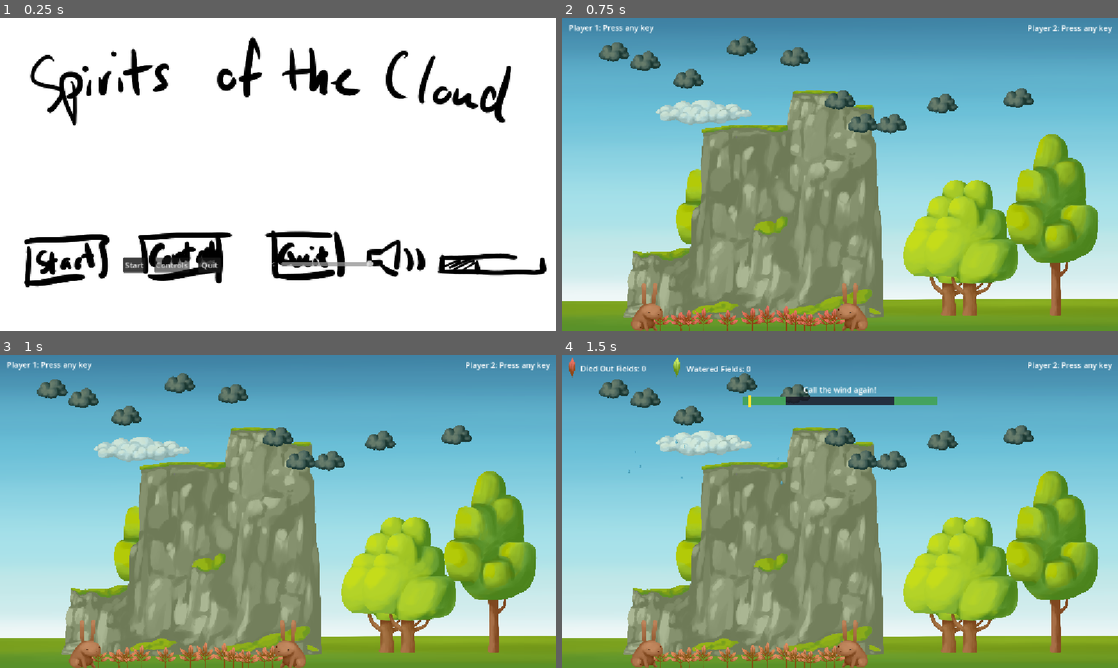
Above: before the commit, frames 1-4 (two rows, left to right).
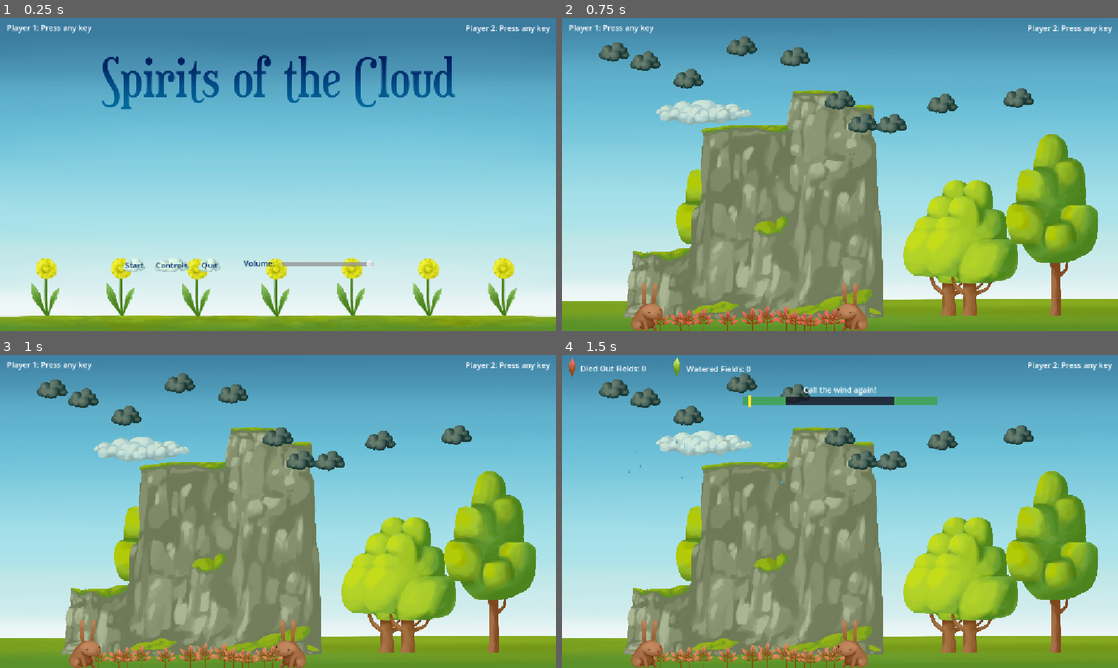
Above: after the commit, the same moments.

Repository: savenger/spirits-of-the-cloud
Game: Godot game, scene res://main.tscn
Two runs of this game, one before a commit and one after it. Both use one fixed random seed, a clock stepped at 60 frames per second and the inputs below. The engine's default icon, where the game draws it, is replaced by a stand-in: a white triangle on a blue panel in a dark square.
Inputs:
- Up to frame 1 (0.25 s): no input
- Up to frame 2 (0.75 s): click "Start" at 0.5 s
- Up to frame 3 (1 s): no input
- Up to frame 4 (1.5 s): tap Enter at 1.25 s; hold D (move_right) from 1.28 s (still down); hold Q (call_wind) from 1.28 s (still down)

The runs differ from the first frame. In frame 1, 96% of the frame differs, in the area x 0-100%, y 0-100%; in frame 2, nothing differs; in frame 3, nothing differs; in frame 4, nothing differs.

Commit message:
adding movement sound, adding splashsceen, updating buttons to theme

Diff:
--- a/Menu/mainmenu.tscn
+++ b/Menu/mainmenu.tscn
@@ -3,6 +3,7 @@
 [ext_resource type="Script" uid="uid://mkravfrlsrwe" path="res://Menu/mainmenu.gd" id="1_ht6lu"]
 [ext_resource type="Texture2D" uid="uid://btjj8q66ba38q" path="res://Assets/Splash screen menu.png" id="2_c6gbj"]
 [ext_resource type="Texture2D" uid="uid://4ogd1am32iys" path="res://icon.svg" id="2_n03x5"]
+[ext_resource type="Theme" uid="uid://cgavtb7nex7dp" path="res://default_theme.tres" id="3_m0p0e"]
 
 [node name="Mainmenu" type="Control" unique_id=216117690]
 process_mode = 3
@@ -29,6 +30,7 @@
 offset_top = 497.0
 offset_right = 301.0
 offset_bottom = 528.0
+theme = ExtResource("3_m0p0e")
 text = "Start"
 
 [node name="btnControls" type="Button" parent="MenuContainer" unique_id=81503380]
@@ -37,6 +39,7 @@
 offset_top = 497.0
 offset_right = 393.0
 offset_bottom = 528.0
+theme = ExtResource("3_m0p0e")
 text = "Controls"
 
 [node name="btnQuit" type="Button" parent="MenuContainer" unique_id=732912980]
@@ -45,6 +48,7 @@
 offset_top = 497.0
 offset_right = 457.0
 offset_bottom = 528.0
+theme = ExtResource("3_m0p0e")
 text = "Quit"
 
 [node name="lblVolume" type="Label" parent="MenuContainer" unique_id=1976357765]
@@ -53,6 +57,7 @@
 offset_top = 497.0
 offset_right = 569.0
 offset_bottom = 520.0
+theme = ExtResource("3_m0p0e")
 text = "Volume:"
 
 [node name="sliderVolume" type="HSlider" parent="MenuContainer" unique_id=2055507024]
@@ -82,9 +87,11 @@
 offset_top = 497.0
 offset_right = 460.0
 offset_bottom = 528.0
+theme = ExtResource("3_m0p0e")
 text = "Close"
 
 [node name="GameOverContainer" type="Control" parent="." unique_id=1523250738]
+visible = false
 anchors_preset = 0
 offset_right = 40.0
 offset_bottom = 40.0
@@ -97,6 +104,7 @@
 offset_top = 497.0
 offset_right = 301.0
 offset_bottom = 528.0
+theme = ExtResource("3_m0p0e")
 text = "Start"
 
 [node name="btnQuit" type="Button" parent="GameOverContainer" unique_id=989643917]
@@ -105,6 +113,7 @@
 offset_top = 497.0
 offset_right = 457.0
 offset_bottom = 528.0
+theme = ExtResource("3_m0p0e")
 text = "Quit"
 
 [connection signal="pressed" from="MenuContainer/btnStart" to="." method="_on_btn_start_pressed"]
--- a/Player/cloud.gd
+++ b/Player/cloud.gd
@@ -75,6 +75,7 @@
 ## direction is -1 (left) or 1 (right). Adds an instant kick that decays over time.
 func apply_wind(direction: float, force: float) -> void:
 	_wind_velocity.x += direction * force
+	$AudioStreamPlayerMovement.play()
 
 
 ## vertical_direction is -1 (up, warming) or 1 (down, cooling). Call every physics
--- a/Player/cloud.tscn
+++ b/Player/cloud.tscn
@@ -6,6 +6,7 @@
 [ext_resource type="Texture2D" uid="uid://cefjhwynw1n74" path="res://Assets/Drop.png" id="3_jirfo"]
 [ext_resource type="AudioStream" uid="uid://cm7w6q0oms8m0" path="res://Assets/cloud_rain_long.mp3" id="5_rxs4q"]
 [ext_resource type="AudioStream" uid="uid://coy158pf1dgfw" path="res://Assets/cloud_rain_short.mp3" id="6_u2qpq"]
+[ext_resource type="AudioStream" uid="uid://ckk361ltm46ys" path="res://Assets/cloud_moving.mp3" id="7_u2qpq"]
 
 [sub_resource type="ShaderMaterial" id="ShaderMaterial_lquwl"]
 shader = ExtResource("2_jirfo")
@@ -65,3 +66,7 @@
 [node name="AudioStreamPlayer2D2" type="AudioStreamPlayer2D" parent="." unique_id=1049898532]
 stream = ExtResource("6_u2qpq")
 bus = &"Sound"
+
+[node name="AudioStreamPlayerMovement" type="AudioStreamPlayer2D" parent="." unique_id=878145399]
+stream = ExtResource("7_u2qpq")
+bus = &"Sound"
--- /dev/null
+++ b/default_theme.tres
@@ -0,0 +1,30 @@
+[gd_resource type="Theme" format=3 uid="uid://cgavtb7nex7dp"]
+
+[ext_resource type="Texture2D" uid="uid://bo6si10mlwo18" path="res://Assets/Cloud_Button.png" id="1_e7bfs"]
+
+[sub_resource type="StyleBoxTexture" id="StyleBoxTexture_e7bfs"]
+texture = ExtResource("1_e7bfs")
+
+[sub_resource type="StyleBoxTexture" id="StyleBoxTexture_7j863"]
+texture = ExtResource("1_e7bfs")
+
+[sub_resource type="StyleBoxTexture" id="StyleBoxTexture_3taad"]
+texture = ExtResource("1_e7bfs")
+
+[sub_resource type="StyleBoxTexture" id="StyleBoxTexture_bp0wp"]
+texture = ExtResource("1_e7bfs")
+
+[sub_resource type="StyleBoxTexture" id="StyleBoxTexture_50bnw"]
+texture = ExtResource("1_e7bfs")
+
+[resource]
+Button/colors/font_color = Color(0, 0.15294118, 0.39607844, 1)
+Button/colors/font_hover_color = Color(0, 0.40392157, 0.6156863, 1)
+Button/colors/font_hover_pressed_color = Color(0, 0.15294118, 0.39607844, 1)
+Button/colors/font_pressed_color = Color(0, 0.15294118, 0.39607844, 1)
+Button/styles/hover = SubResource("StyleBoxTexture_e7bfs")
+Button/styles/hover_pressed = SubResource("StyleBoxTexture_7j863")
+Button/styles/hover_pressed_mirrored = SubResource("StyleBoxTexture_3taad")
+Button/styles/normal = SubResource("StyleBoxTexture_bp0wp")
+Button/styles/pressed = SubResource("StyleBoxTexture_50bnw")
+Label/colors/font_color = Color(0, 0.15294118, 0.39607844, 1)
Binary file added: Assets/Cloud_Button.png
Not shown, added: Assets/Cloud_Button.png.import
Binary file changed: Assets/Splash screen menu.png
Not shown, added: Assets/cloud_moving.mp3.import
Not shown, added: Assets/cloud_moving.mp3
